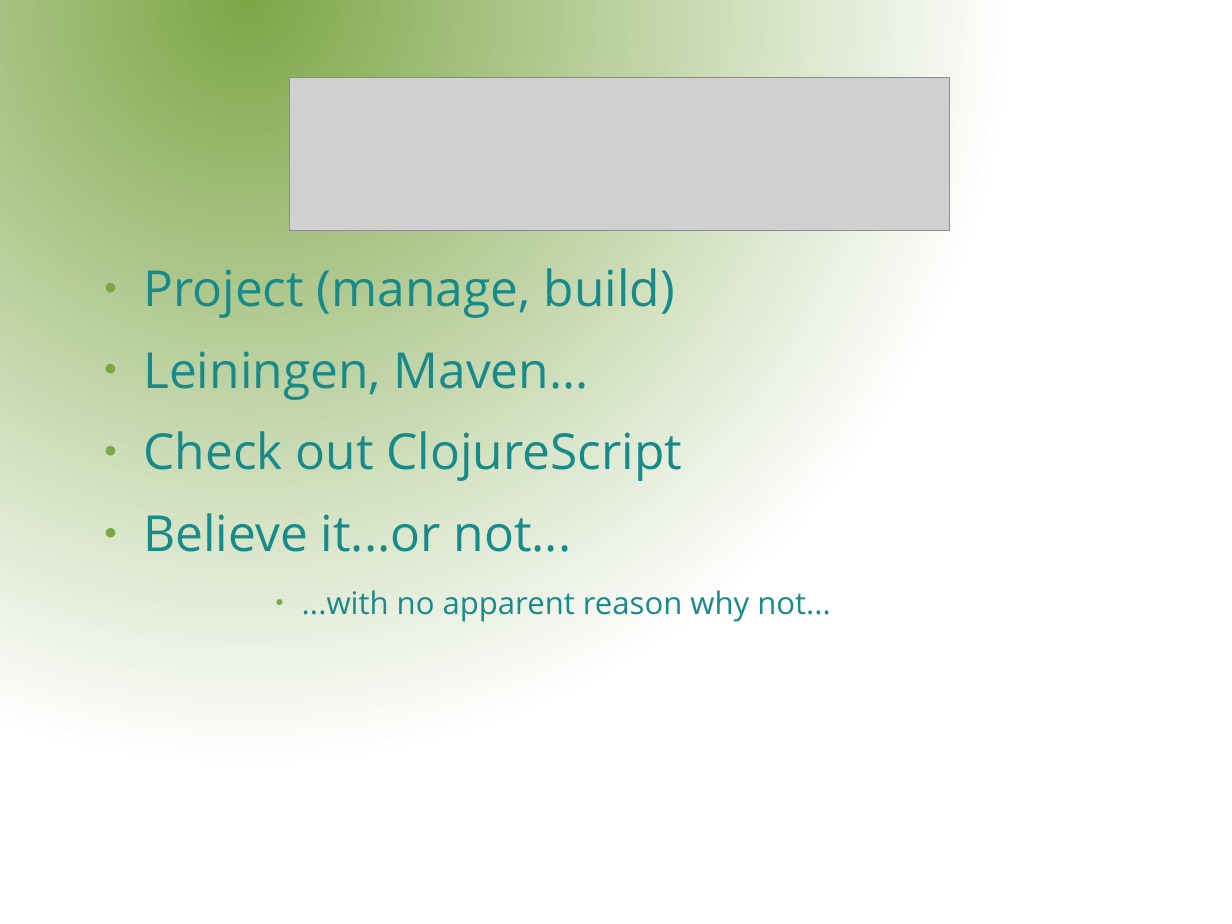
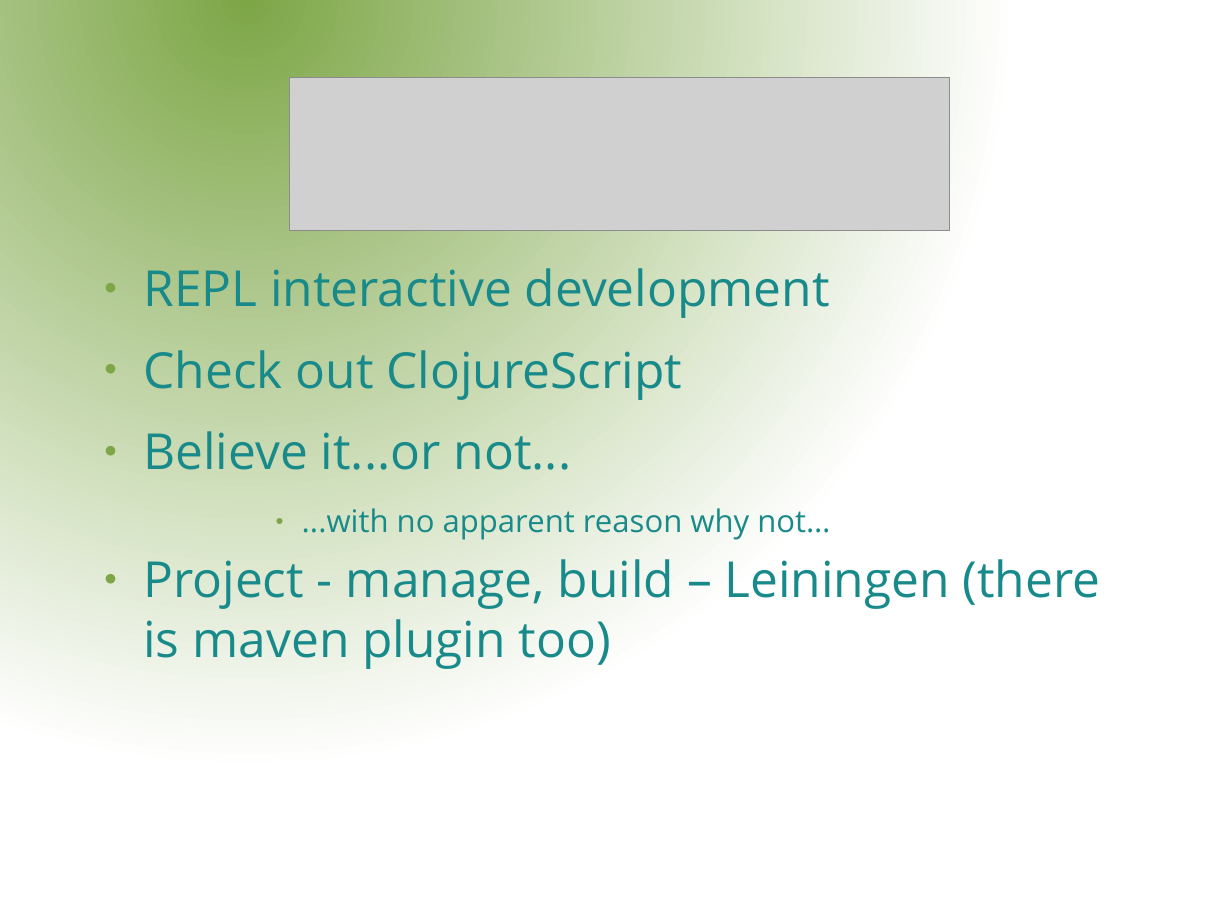
Before and after one commit to rssole/voxxed, a slide deck: slide 14 of resources/presentation/VoxxedDays.odp (slide 15 before the commit). Drawn at 1232x924 pixels with LibreOffice and Linux fonts; fonts in the diff are those of the drawing; grey boxes stand for pictures; background and template pictures are left out. Boxes give left, top, right and bottom in pixels: in the first picture for what was removed or moved away, otherwise in the second. Text is boxed around its words. In the diff, an @@ line names an element or a change of style, - is before the commit and + after.

```diff
--- a/resources/presentation/VoxxedDays.odp
+++ b/resources/presentation/VoxxedDays.odp
@@ text at box(143, 268, 830, 320): text changed @@
-● Project (manage, build)
-● Leiningen, Maven...
+● REPL interactive development
@@ text at box(143, 508, 1101, 669): text changed; size 20 to 32 pt @@
-      ● ...with no apparent reason why not...
+      ● ...with no apparent reason why not…
+● Project - manage, build – Leiningen (there is maven plugin too)
```
Also in this commit, not shown: 1 other slide changed, 1 slide removed, 6 other files.
